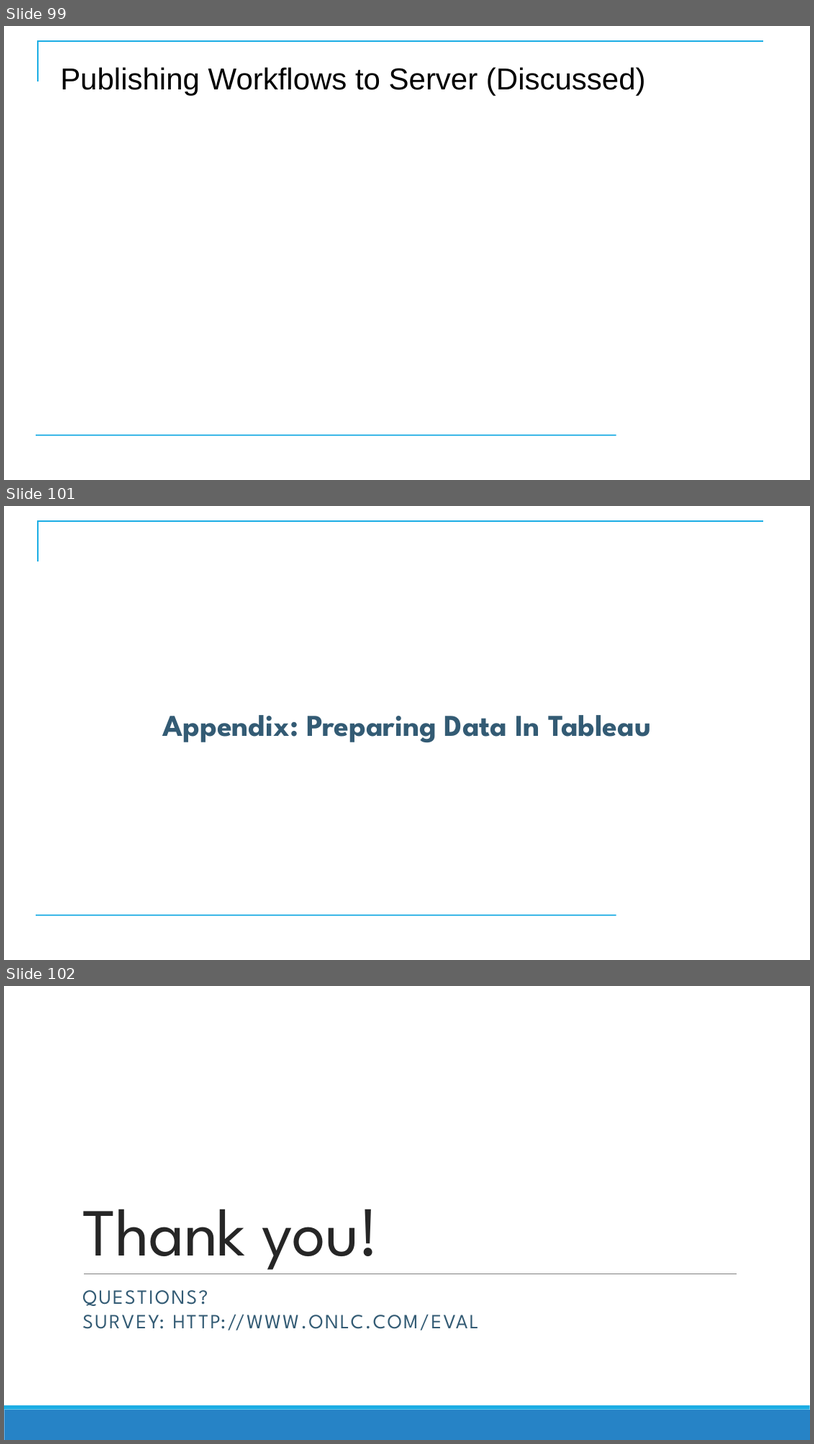
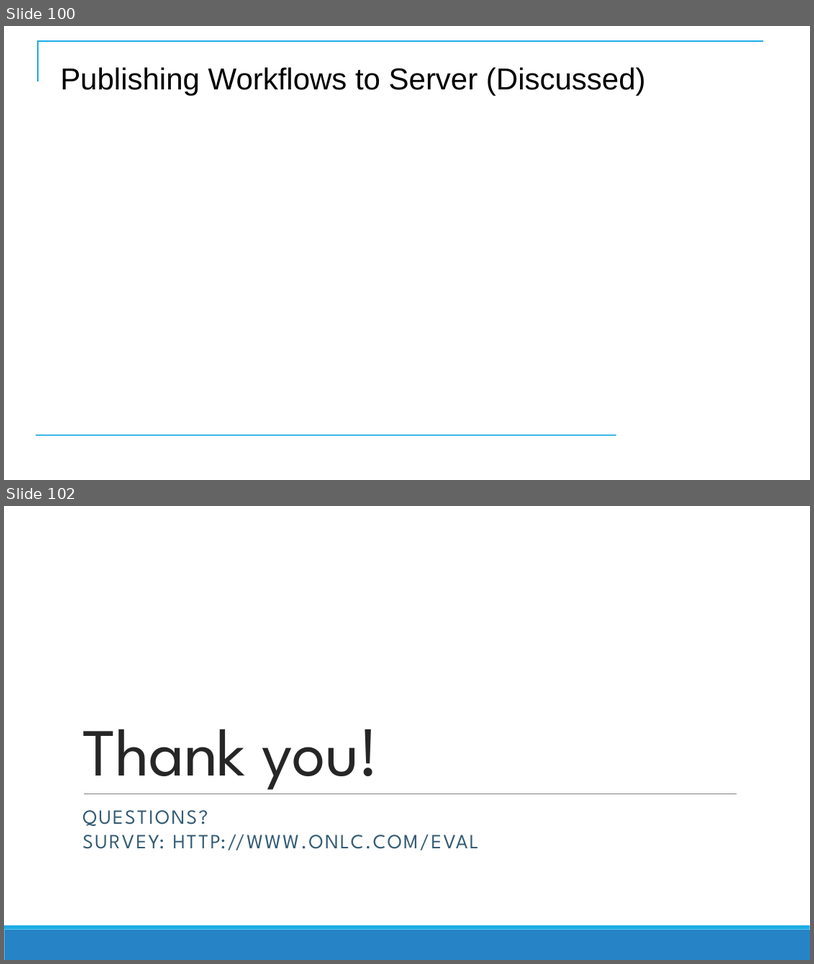
Before and after one commit to CostelloTechnicalConsulting/XTBP10---Tableau-Prep-Introduction, a slide deck: ppt/TableauPrepBuilderIntroV1_1.pptx. Shown one above the other, each under a label of ours: slides 99, 101 and 102 before the commit, slides 100 and 102 after it; the slides between them are not shown. The pictures are 814x1444 and 814x964 pixels, drawn with LibreOffice and Linux fonts; fonts in the diff are those of the drawing; background and template pictures are left out. Boxes give left, top, right and bottom in pixels: in the first picture for what was removed or moved away, otherwise in the second. Text is boxed around its words. In the diff, an @@ line names an element or a change of style, - is before the commit and + after.

```diff
--- a/ppt/TableauPrepBuilderIntroV1_1.pptx
+++ b/ppt/TableauPrepBuilderIntroV1_1.pptx
@@ slide 101 removed at <box>4,506,810,960</box>, background #FFFFFF; not listed: 2 template elements that a slide beside it also shows @@
@@ title removed at <box>162,715,651,742</box> @@
-Appendix: Preparing Data In Tableau
@@ what was slide 99 is now slide 100 @@
```
Also in this commit, not shown: 5 slides changed, 1 slide added, 1 other file.
